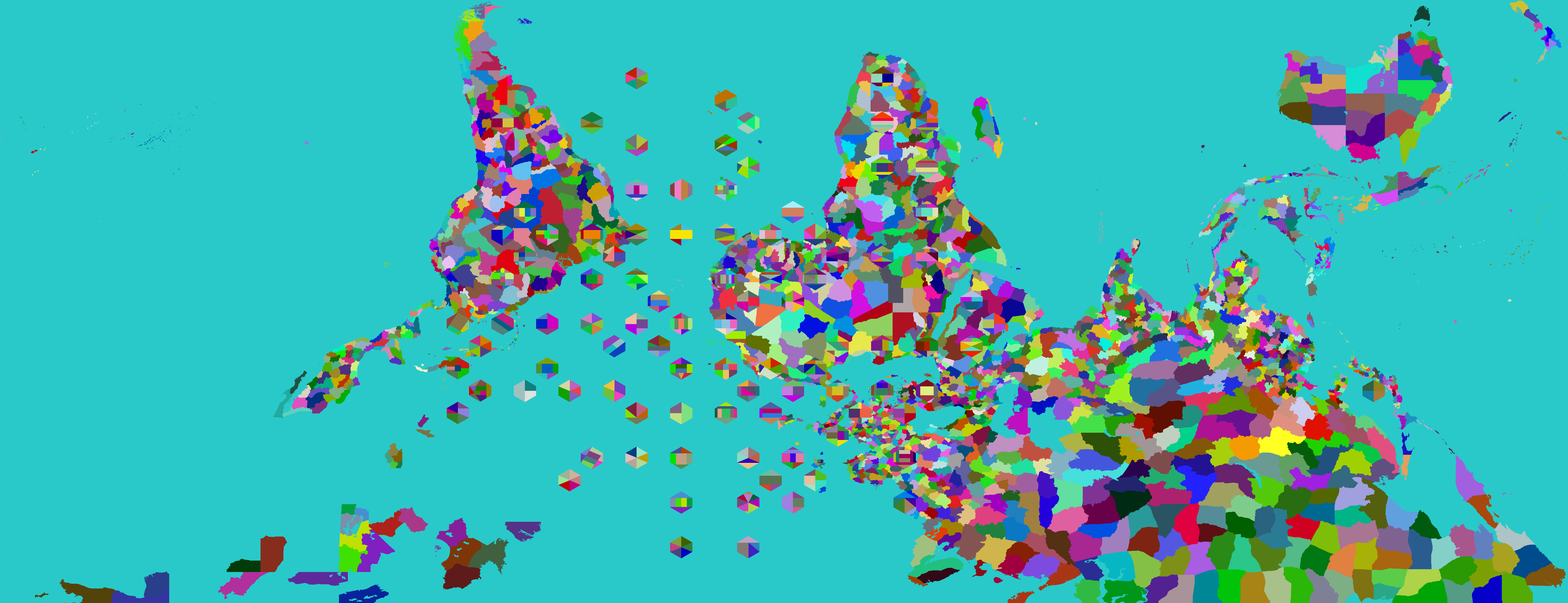
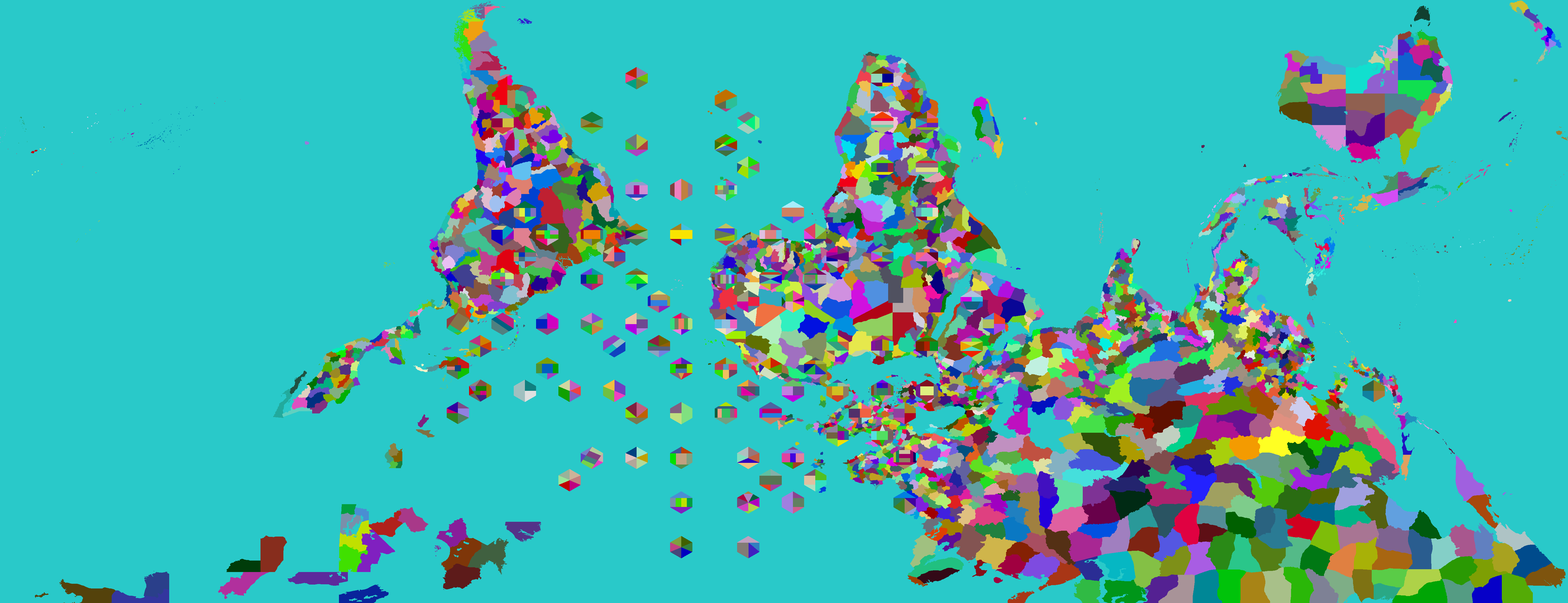
Comparing the layer stacks of the two 1568px x 603px images. Changes:
painted on "Provinces" over [854, 424, 895, 452]
